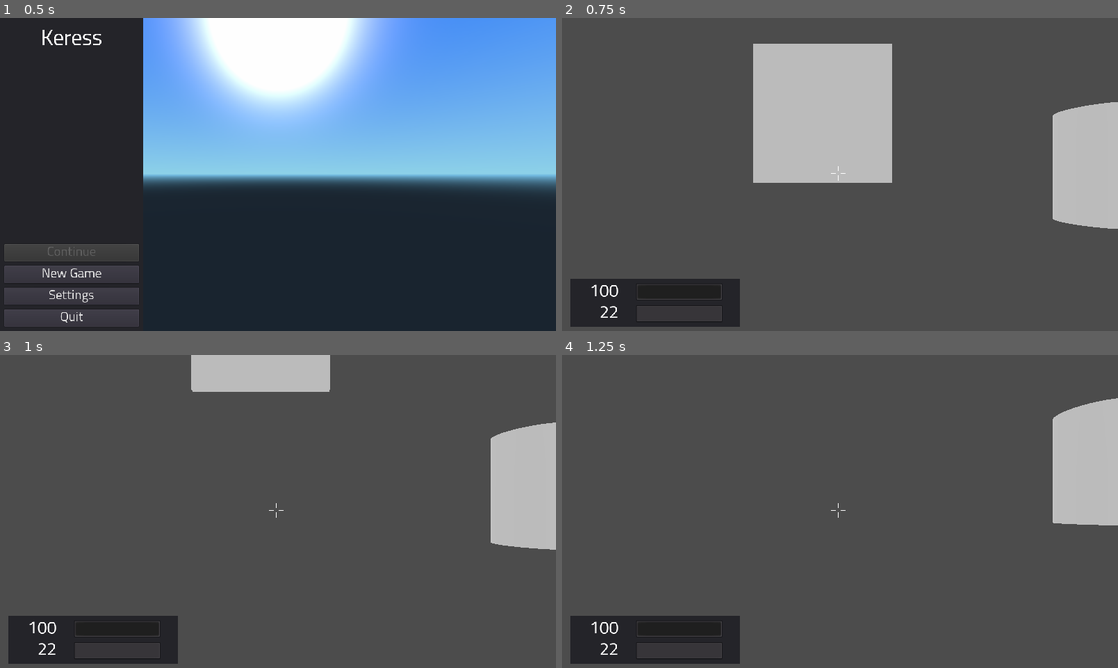
Above: before the commit, frames 1-4 (two rows, left to right).
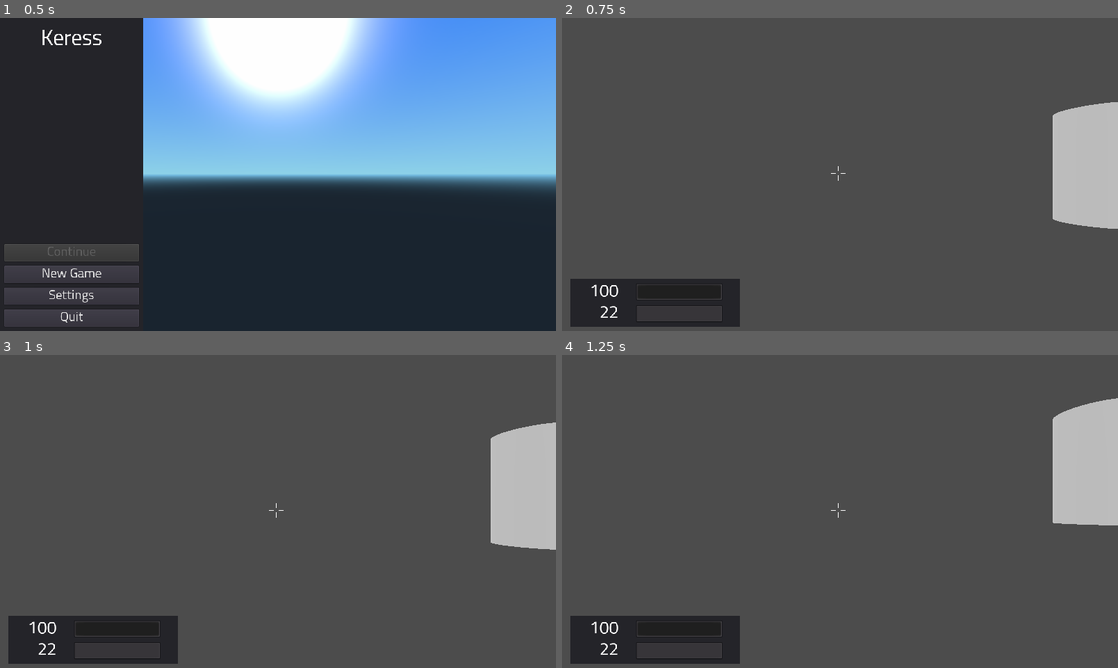
Above: after the commit, the same moments.

Repository: duckinator/keress
Game: Godot game, scene res://menus/Main_Menu.tscn
Same seed, same stepped clock (60 frames per second), same inputs: the game is played once before the commit and once after it.
Inputs:
- Up to frame 1 (0.5 s): no input
- Up to frame 2 (0.75 s): click "New Game" at 0.5 s
- Up to frame 3 (1 s): no input
- Up to frame 4 (1.25 s): no input

Frame 1 is identical in both runs. In frame 2, 11% of the frame differs, in the area x 34-60%, y 8-53%; in frame 3, 2.9%; in frame 4, nothing differs.

Commit message:
ZOMG DOORS ARE INTERACTIVE AND SHIT NOW

Diff:
--- a/src/enemies/placeholder/Placeholder_Enemy.gd
+++ b/src/enemies/placeholder/Placeholder_Enemy.gd
@@ -18,9 +18,18 @@
 #	# Update game logic here.
 #	pass
 
+func die():
+	get_tree().current_scene.mob_died(self)
+
+func cleanup():
+	# This can be expanded by adding a death animation and such later.
+	queue_free()
+
 func adjust_health(value):
 	health = clamp(health + value, 0, MAX_HEALTH)
 	print(str(self) + ".health = " + str(health))
+	if health <= 0:
+		die()
 
 func vel_to_speed(vel):
 	var x = abs(vel.x)
--- a/src/environment/door/Door.gd
+++ b/src/environment/door/Door.gd
@@ -6,13 +6,13 @@
 const CLOSING = 3
 
 var state = CLOSED
-
-const is_door = true
+var level_exit = false
 
 var left
 var right
 
 func _ready():
+	set_meta("is_door", true)
 	left = $Left_Half
 	right = $Right_Half
 	close()
@@ -50,6 +50,9 @@
 	if state != CLOSED:
 		return
 
+	if not get_tree().current_scene.can_open_door(self):
+		return false
+
 	state = OPENING
 	get_tree().current_scene.opening_door(self)
 
--- a/src/levels/ProgrammaticLevel.gd
+++ b/src/levels/ProgrammaticLevel.gd
@@ -2,6 +2,7 @@
 
 const LEVEL_SCENE = "res://levels/ProgrammaticLevel.tscn"
 
+var doors = []
 var mobs = []
 var grids
 var current_level
@@ -13,8 +14,9 @@
 
 	mobs.append(Globals.spawn_scene("enemies/placeholder/Placeholder_Enemy", Vector3(10, 3, 10)))
 
-	var door = Globals.spawn_scene("environment/door/Door", Vector3(20, 5, 15))
-	mobs.append(door)
+	var door = Globals.spawn_scene("environment/door/Door", Vector3(20, 5, 139))
+	doors.append(door)
+	door.level_exit = true
 	door.rotate_y(deg2rad(-90))
 
 func _process(delta):
@@ -48,6 +50,8 @@
 		# TODO: Figure out why we're getting a null grid at the start.
 		if grid != null:
 			grid.queue_free()
+	for door in doors:
+		door.queue_free()
 	self.queue_free()
 
 func load_level_scene(next):
@@ -188,8 +192,24 @@
 #	PhysicsServer.area_set_param(space, PhysicsServer.AREA_PARAM_GRAVITY, strength)
 #	PhysicsServer.area_set_param(space, PhysicsServer.AREA_PARAM_GRAVITY_VECTOR, vec)
 
+func can_open_door(door):
+	# If it's not a level exit, always let them go through.
+	if not door.level_exit:
+		return true
+
+	# If it is a level exit, make sure there's no remaining mobs.
+	return len(mobs) == 0
+
 func opening_door(door):
 	print("Door opened: " + str(door))
 
 func closing_door(door):
 	print("Door closed: " + str(door))
+
+func mob_died(mob):
+	if not mob in mobs:
+		print("WARNING: Got message about " + str(mob) + ", which we aren't tracking")
+		return
+
+	mobs.remove(mobs.find(mob))
+	mob.cleanup()
